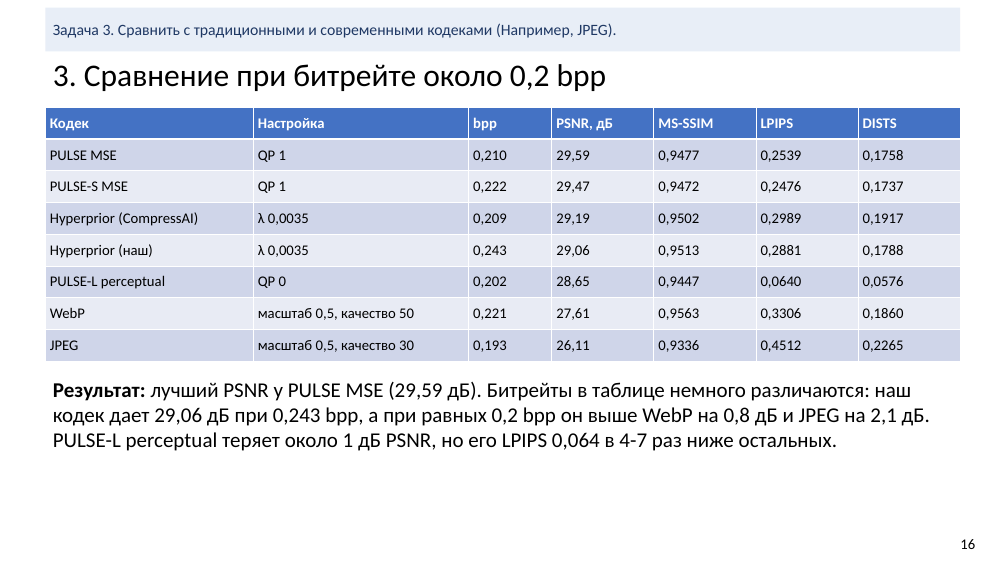
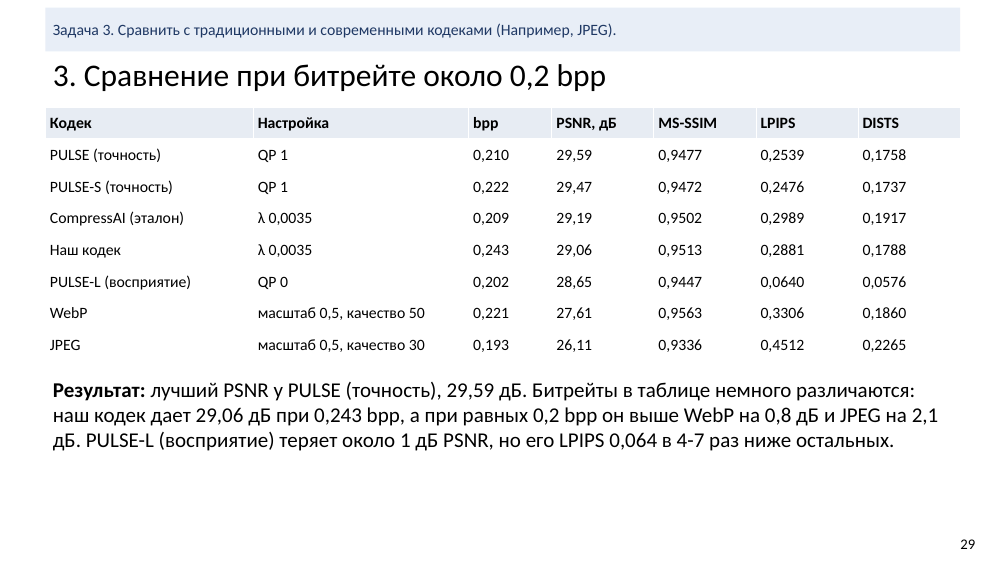
Before and after one commit to KDMCrypto/Deep-Image-Compression, a slide deck: slide 29 of documentation/cv-project-compression.pptx (slide 16 before the commit). Drawn at 1008x567 pixels with LibreOffice and Linux fonts; fonts in the diff are those of the drawing. Boxes give left, top, right and bottom in pixels: in the first picture for what was removed or moved away, otherwise in the second. Text is boxed around its words. In the diff, an @@ line names an element or a change of style, - is before the commit and + after.

```diff
--- a/documentation/cv-project-compression.pptx
+++ b/documentation/cv-project-compression.pptx
@@ table at (45,107,960,361) @@
-row 2, column 1: PULSE MSE
+row 2, column 1: PULSE (точность)
-row 3, column 1: PULSE-S MSE
+row 3, column 1: PULSE-S (точность)
-row 4, column 1: Hyperprior (CompressAI)
+row 4, column 1: CompressAI (эталон)
-row 5, column 1: Hyperprior (наш)
+row 5, column 1: Наш кодек
-row 6, column 1: PULSE-L perceptual
+row 6, column 1: PULSE-L (восприятие)
@@ fill #4472C4 to #E7ECF3 in row 1 @@
@@ fill #CFD5EA to #FFFFFF in 28 cells @@
@@ fill #E9EBF5 to #FFFFFF in 21 cells @@
@@ size 14 to 15 pt in "Кодек", "Настройка", "bpp", "PSNR, дБ" and 47 more places @@
@@ text colour #FFFFFF to #000000 in "Кодек", "Настройка", "bpp", "PSNR, дБ" and 3 more places @@
@@ text at (53,382,938,451): text changed @@
-Результат: лучший PSNR у PULSE MSE (29,59 дБ). Битрейты в таблице немного различаются: наш кодек дает 29,06 дБ при 0,243 bpp, а при равных 0,2 bpp он выше WebP на 0,8 дБ и JPEG на 2,1 дБ. PULSE-L perceptual теряет около 1 дБ PSNR, но его LPIPS 0,064 в 4-7 раз ниже остальных.
+Результат: лучший PSNR у PULSE (точность), 29,59 дБ. Битрейты в таблице немного различаются: наш кодек дает 29,06 дБ при 0,243 bpp, а при равных 0,2 bpp он выше WebP на 0,8 дБ и JPEG на 2,1 дБ. PULSE-L (восприятие) теряет около 1 дБ PSNR, но его LPIPS 0,064 в 4-7 раз ниже остальных.
@@ text at (960,539,975,549): text changed @@
-16
+29
```
Also in this commit, not shown: 17 other slides changed, 15 slides added, 2 slides removed, 19 other files.
